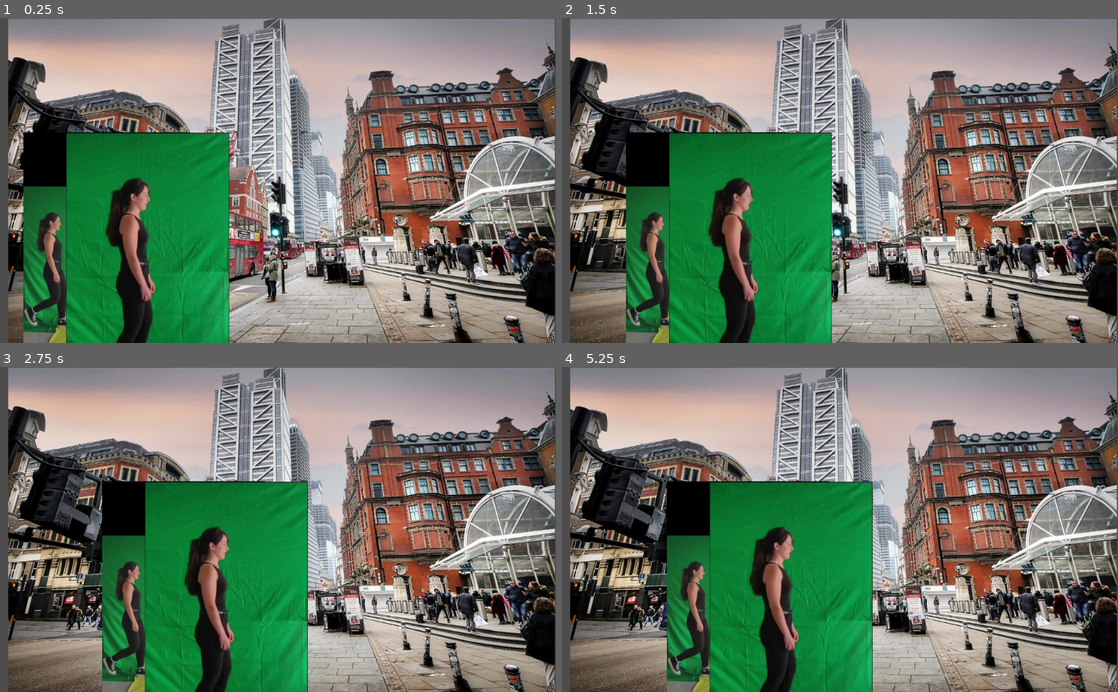
Above: before the commit, frames 1-4 (two rows, left to right).
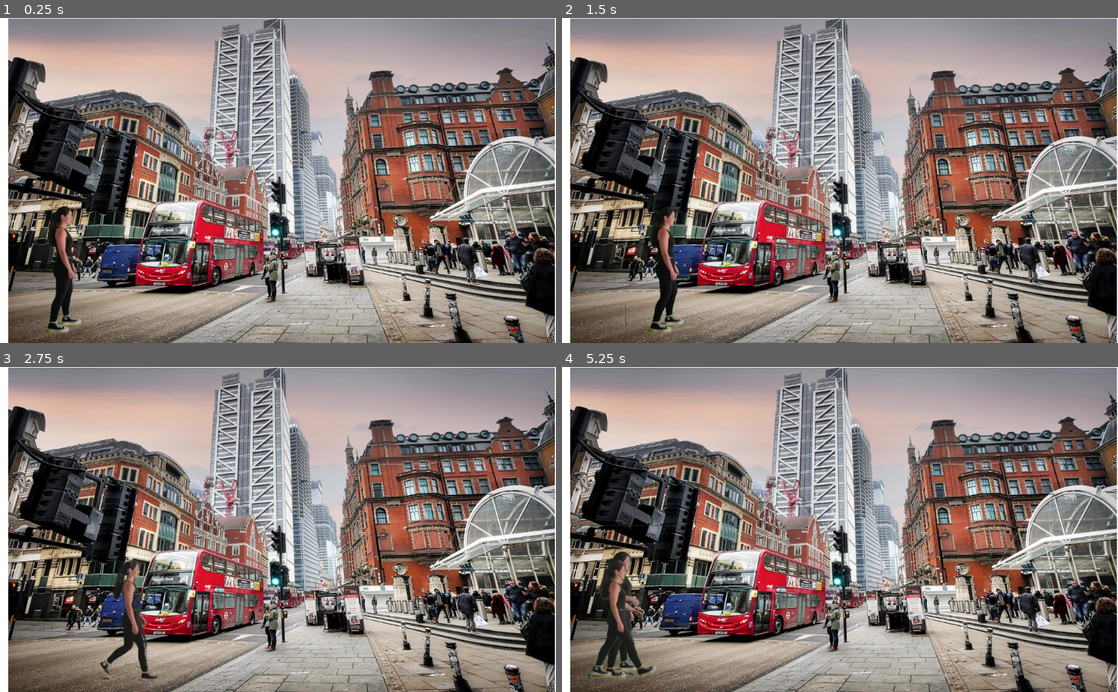
Above: after the commit, the same moments.

Repository: abel-001/peladilla_en_sleep_street
Game: Godot game, scene res://personajes/patricia/EscenaTest.tscn
Same seed, same stepped clock (60 frames per second), same inputs: the game is played once before the commit and once after it. The project has no main scene, so this scene is started directly.
Inputs:
- Up to frame 1 (0.25 s): no input
- Up to frame 2 (1.5 s): hold Right (ui_right) 0.53-1.28 s; hold Space (slap) 0.53-1.28 s; hold Down (ui_down) from 1.28 s (still down); tap Space (slap) at 1.35 s
- Up to frame 3 (2.75 s): tap Enter at 2 s; release Down (ui_down) at 2.03 s; hold Right (ui_right) from 2.03 s (still down); hold Space (slap) from 2.03 s (still down)
- Up to frame 4 (5.25 s): release Right (ui_right) at 2.78 s; release Space (slap) at 2.78 s; hold Up (ui_up) 2.78-3.53 s; tap Space (slap) at 2.85, 4.35 s; hold Space (slap) 3.53-4.28 s; hold Left (ui_left) 3.53-5.03 s; hold Down (ui_down) from 5.03 s (still down); hold Space (slap) from 5.03 s (still down)

The runs differ from the first frame. In frame 1, 25% of the frame differs, in the area x 0-100%, y 0-100%; in frame 2, 25%; in frame 3, 25%; in frame 4, 27%.

Commit message:
Nuevo fondo par anivel de prueba, y scroll

Diff:
--- /dev/null
+++ b/escenarios/nivel1/Escenario.tscn
@@ -0,0 +1,117 @@
+[gd_scene load_steps=9 format=2]
+
+[ext_resource path="res://escenarios/nivel1/nave.png" type="Texture" id=1]
+[ext_resource path="res://escenarios/nivel1/nave2.png" type="Texture" id=2]
+[ext_resource path="res://escenarios/nivel1/city-3047722_960_720.jpg" type="Texture" id=3]
+[ext_resource path="res://personajes/patricia/patricia.tscn" type="PackedScene" id=4]
+
+[sub_resource type="Animation" id=1]
+length = 0.001
+tracks/0/type = "value"
+tracks/0/path = NodePath(".:position")
+tracks/0/interp = 1
+tracks/0/loop_wrap = true
+tracks/0/imported = false
+tracks/0/enabled = true
+tracks/0/keys = {
+"times": PoolRealArray( 0 ),
+"transitions": PoolRealArray( 1 ),
+"update": 0,
+"values": [ Vector2( 2943, -35 ) ]
+}
+
+[sub_resource type="Animation" id=2]
+resource_name = "animacion"
+length = 10.0
+tracks/0/type = "value"
+tracks/0/path = NodePath(".:position")
+tracks/0/interp = 1
+tracks/0/loop_wrap = true
+tracks/0/imported = false
+tracks/0/enabled = true
+tracks/0/keys = {
+"times": PoolRealArray( 0, 7, 8, 10 ),
+"transitions": PoolRealArray( 1, 1, 1, 1 ),
+"update": 0,
+"values": [ Vector2( 2943, -35 ), Vector2( 4267, -565 ), Vector2( 2930, -571 ), Vector2( 2943, -57 ) ]
+}
+
+[sub_resource type="Animation" id=3]
+length = 0.001
+tracks/0/type = "value"
+tracks/0/path = NodePath("Nave:position")
+tracks/0/interp = 1
+tracks/0/loop_wrap = true
+tracks/0/imported = false
+tracks/0/enabled = true
+tracks/0/keys = {
+"times": PoolRealArray( 0 ),
+"transitions": PoolRealArray( 1 ),
+"update": 0,
+"values": [ Vector2( 4385, -203 ) ]
+}
+
+[sub_resource type="Animation" id=4]
+resource_name = "animacion"
+length = 15.0
+tracks/0/type = "value"
+tracks/0/path = NodePath("Nave:position")
+tracks/0/interp = 1
+tracks/0/loop_wrap = true
+tracks/0/imported = false
+tracks/0/enabled = true
+tracks/0/keys = {
+"times": PoolRealArray( 0, 3, 5.5, 9.9 ),
+"transitions": PoolRealArray( 1, 1, 1, 1 ),
+"update": 0,
+"values": [ Vector2( 4547, -247 ), Vector2( 3691, -70 ), Vector2( 2898, -310 ), Vector2( 1944, -358 ) ]
+}
+
+[node name="Escenario" type="Node2D"]
+
+[node name="City-3047722960720" type="Sprite" parent="."]
+position = Vector2( 0, -28.5 )
+scale = Vector2( 2.5, 2.2625 )
+texture = ExtResource( 3 )
+vframes = 3
+
+[node name="City-3047722960721" type="Sprite" parent="."]
+position = Vector2( 1760, -25.5 )
+scale = Vector2( 2.5, 2.27083 )
+texture = ExtResource( 3 )
+vframes = 3
+frame = 1
+
+[node name="City-3047722960722" type="Sprite" parent="."]
+position = Vector2( 3554, -59 )
+scale = Vector2( 2.5, 2.3 )
+texture = ExtResource( 3 )
+vframes = 3
+frame = 2
+
+[node name="Nave2" type="Sprite" parent="."]
+position = Vector2( 2943, -35 )
+texture = ExtResource( 2 )
+
+[node name="AnimationPlayer" type="AnimationPlayer" parent="Nave2"]
+autoplay = "RESET"
+anims/RESET = SubResource( 1 )
+anims/animacion = SubResource( 2 )
+
+[node name="Nave" type="Sprite" parent="."]
+position = Vector2( 4385, -203 )
+texture = ExtResource( 1 )
+
+[node name="AnimationPlayer" type="AnimationPlayer" parent="Nave"]
+root_node = NodePath("../..")
+autoplay = "RESET"
+anims/RESET = SubResource( 3 )
+anims/animacion = SubResource( 4 )
+
+[node name="patricia" parent="." instance=ExtResource( 4 )]
+position = Vector2( -396, 274 )
+
+[node name="Camera2D" type="Camera2D" parent="patricia"]
+position = Vector2( 10, -256 )
+current = true
+smoothing_enabled = true
--- a/personajes/patricia/patricia.gd
+++ b/personajes/patricia/patricia.gd
@@ -7,9 +7,11 @@
 
 export var velocidad=100
 
+var flip=false
+
 # Called when the node enters the scene tree for the first time.
 func _ready():
-	$AnimationPlayer.play("walking",-1,2)
+	$AnimationPlayer.play("idle",-1,2)
 
 #
 ## Called every frame. 'delta' is the elapsed time since the previous frame.
@@ -17,14 +19,24 @@
 #	pass
 
 func _physics_process(delta):
+	var velocidad_y=0
+
+	if Input.is_action_pressed("ui_up"):
+		velocidad_y=-velocidad
+	elif Input.is_action_pressed("ui_down"):
+		velocidad_y=velocidad
 
 	if Input.is_action_pressed("ui_right"):
-		move_and_slide(Vector2(velocidad,0),Vector2(0,1))
+		move_and_slide(Vector2(velocidad,velocidad_y),Vector2(0,1))
 		$AnimationPlayer.play("walking",-1,2)
-	elif Input.is_action_just_pressed("slap"):
+		flip=false
+	elif Input.is_action_pressed("ui_left"):
+		move_and_slide(Vector2(-velocidad,velocidad_y),Vector2(0,1))
+		$AnimationPlayer.play("walking2",-1,2)
+		flip=true
+	elif Input.is_action_pressed("slap"):
 		$AnimationPlayer.play("slapping",-1,3)
 	else:
-		if $AnimationPlayer.is_playing():
-			pass
-		else:
-			$AnimationPlayer.stop()
+		$AnimationPlayer.play("idle")
+
+	$"Walking-patriciaBis".flip_h=flip
--- a/personajes/patricia/patricia.tscn
+++ b/personajes/patricia/patricia.tscn
@@ -4,8 +4,8 @@
 [ext_resource path="res://personajes/patricia/walking-patricia.png" type="Texture" id=2]
 [ext_resource path="res://personajes/patricia/patricia.gd" type="Script" id=3]
 [ext_resource path="res://personajes/patricia/slap-patricia.png" type="Texture" id=4]
-[ext_resource path="res://personajes/patricia/idle-patricia-spritesheet.jpg" type="Texture" id=5]
-[ext_resource path="res://personajes/patricia/walking-patricia-spritesheet.jpg" type="Texture" id=6]
+[ext_resource path="res://personajes/patricia/walking-patricia-spritesheet.png" type="Texture" id=5]
+[ext_resource path="res://personajes/patricia/idle-patricia-spritesheet.png" type="Texture" id=6]
 
 [sub_resource type="Animation" id=1]
 length = 0.001
@@ -129,9 +129,143 @@
 "update": 0,
 "values": [ 0 ]
 }
+tracks/10/type = "value"
+tracks/10/path = NodePath("Idle-patricia-spritesheet:visible")
+tracks/10/interp = 1
+tracks/10/loop_wrap = true
+tracks/10/imported = false
+tracks/10/enabled = true
+tracks/10/keys = {
+"times": PoolRealArray( 0 ),
+"transitions": PoolRealArray( 1 ),
+"update": 0,
+"values": [ true ]
+}
+tracks/11/type = "value"
+tracks/11/path = NodePath("Walking-patriciaBis:editor_description")
+tracks/11/interp = 1
+tracks/11/loop_wrap = true
+tracks/11/imported = false
+tracks/11/enabled = true
+tracks/11/keys = {
+"times": PoolRealArray( 0 ),
+"transitions": PoolRealArray( 1 ),
+"update": 0,
+"values": [ "" ]
+}
+tracks/12/type = "value"
+tracks/12/path = NodePath("Idle-patricia-spritesheet:frame")
+tracks/12/interp = 1
+tracks/12/loop_wrap = true
+tracks/12/imported = false
+tracks/12/enabled = true
+tracks/12/keys = {
+"times": PoolRealArray( 0 ),
+"transitions": PoolRealArray( 1 ),
+"update": 0,
+"values": [ 0 ]
+}
+tracks/13/type = "value"
+tracks/13/path = NodePath("Walking-patricia:position")
+tracks/13/interp = 1
+tracks/13/loop_wrap = true
+tracks/13/imported = false
+tracks/13/enabled = true
+tracks/13/keys = {
+"times": PoolRealArray( 0 ),
+"transitions": PoolRealArray( 1 ),
+"update": 0,
+"values": [ Vector2( 9, -114 ) ]
+}
 
 [sub_resource type="Animation" id=6]
 resource_name = "idle"
+length = 1.4
+loop = true
+tracks/0/type = "value"
+tracks/0/path = NodePath("Idle-patricia-spritesheet:visible")
+tracks/0/interp = 1
+tracks/0/loop_wrap = true
+tracks/0/imported = false
+tracks/0/enabled = true
+tracks/0/keys = {
+"times": PoolRealArray( 0 ),
+"transitions": PoolRealArray( 1 ),
+"update": 1,
+"values": [ true ]
+}
+tracks/1/type = "value"
+tracks/1/path = NodePath("Walking-patricia-spritesheet:visible")
+tracks/1/interp = 1
+tracks/1/loop_wrap = true
+tracks/1/imported = false
+tracks/1/enabled = true
+tracks/1/keys = {
+"times": PoolRealArray( 0 ),
+"transitions": PoolRealArray( 1 ),
+"update": 1,
+"values": [ false ]
+}
+tracks/2/type = "value"
+tracks/2/path = NodePath("Slap-patricia:visible")
+tracks/2/interp = 1
+tracks/2/loop_wrap = true
+tracks/2/imported = false
+tracks/2/enabled = true
+tracks/2/keys = {
+"times": PoolRealArray( 0 ),
+"transitions": PoolRealArray( 1 ),
+"update": 1,
+"values": [ false ]
+}
+tracks/3/type = "value"
+tracks/3/path = NodePath("Walking-patriciaBis:editor_description")
+tracks/3/interp = 1
+tracks/3/loop_wrap = true
+tracks/3/imported = false
+tracks/3/enabled = true
+tracks/3/keys = {
+"times": PoolRealArray( 0 ),
+"transitions": PoolRealArray( 1 ),
+"update": 1,
+"values": [ "" ]
+}
+tracks/4/type = "value"
+tracks/4/path = NodePath("Walking-patriciaBis:visible")
+tracks/4/interp = 1
+tracks/4/loop_wrap = true
+tracks/4/imported = false
+tracks/4/enabled = true
+tracks/4/keys = {
+"times": PoolRealArray( 0 ),
+"transitions": PoolRealArray( 1 ),
+"update": 1,
+"values": [ false ]
+}
+tracks/5/type = "value"
+tracks/5/path = NodePath("Walking-patricia:visible")
+tracks/5/interp = 1
+tracks/5/loop_wrap = true
+tracks/5/imported = false
+tracks/5/enabled = true
+tracks/5/keys = {
+"times": PoolRealArray( 0 ),
+"transitions": PoolRealArray( 1 ),
+"update": 1,
+"values": [ false ]
+}
+tracks/6/type = "value"
+tracks/6/path = NodePath("Idle-patricia-spritesheet:frame")
+tracks/6/interp = 1
+tracks/6/loop_wrap = true
+tracks/6/imported = false
+tracks/6/enabled = true
+tracks/6/keys = {
+"times": PoolRealArray( 0, 0.1, 0.2, 0.3, 0.4, 0.5, 0.6, 0.7, 0.8, 0.9, 1, 1.1, 1.2, 1.3, 1.4, 1.5, 1.6, 1.7, 1.8, 1.9, 2, 2.1, 2.2, 2.3, 2.4, 2.5, 2.6, 2.7, 2.8 ),
+"transitions": PoolRealArray( 1, 1, 1, 1, 1, 1, 1, 1, 1, 1, 1, 1, 1, 1, 1, 1, 1, 1, 1, 1, 1, 1, 1, 1, 1, 1, 1, 1, 1 ),
+"update": 1,
+"values": [ 0, 1, 2, 3, 4, 5, 6, 7, 8, 9, 10, 11, 12, 13, 14, 15, 16, 17, 18, 19, 20, 21, 22, 23, 24, 25, 26, 27, 28 ]
+}
 
 [sub_resource type="Animation" id=5]
 resource_name = "slapping"
@@ -249,6 +383,30 @@
 "update": 1,
 "values": [ false ]
 }
+tracks/5/type = "value"
+tracks/5/path = NodePath("Walking-patricia-spritesheet:visible")
+tracks/5/interp = 1
+tracks/5/loop_wrap = true
+tracks/5/imported = false
+tracks/5/enabled = true
+tracks/5/keys = {
+"times": PoolRealArray( 0 ),
+"transitions": PoolRealArray( 1 ),
+"update": 1,
+"values": [ false ]
+}
+tracks/6/type = "value"
+tracks/6/path = NodePath("Idle-patricia-spritesheet:visible")
+tracks/6/interp = 1
+tracks/6/loop_wrap = true
+tracks/6/imported = false
+tracks/6/enabled = true
+tracks/6/keys = {
+"times": PoolRealArray( 0 ),
+"transitions": PoolRealArray( 1 ),
+"update": 1,
+"values": [ false ]
+}
 
 [sub_resource type="Animation" id=7]
 resource_name = "walking2"
@@ -285,15 +443,40 @@
 tracks/2/imported = false
 tracks/2/enabled = true
 tracks/2/keys = {
-"times": PoolRealArray( 0, 0.9 ),
+"times": PoolRealArray( 0, 0.8, 0.9 ),
+"transitions": PoolRealArray( 1, 1, 1 ),
+"update": 0,
+"values": [ Vector2( 89, -114 ), Vector2( -48, -116 ), Vector2( -51, -116 ) ]
+}
+tracks/3/type = "value"
+tracks/3/path = NodePath("Idle-patricia-spritesheet:visible")
+tracks/3/interp = 1
+tracks/3/loop_wrap = true
+tracks/3/imported = false
+tracks/3/enabled = true
+tracks/3/keys = {
+"times": PoolRealArray( 0, 0.624921 ),
 "transitions": PoolRealArray( 1, 1 ),
-"update": 0,
-"values": [ Vector2( 89, -114 ), Vector2( -51, -116 ) ]
+"update": 1,
+"values": [ false, false ]
+}
+tracks/4/type = "value"
+tracks/4/path = NodePath("Walking-patriciaBis:visible")
+tracks/4/interp = 1
+tracks/4/loop_wrap = true
+tracks/4/imported = false
+tracks/4/enabled = true
+tracks/4/keys = {
+"times": PoolRealArray( 0 ),
+"transitions": PoolRealArray( 1 ),
+"update": 1,
+"values": [ false ]
 }
 
 [sub_resource type="Animation" id=3]
 resource_name = "walking_old"
-length = 10.0
+length = 1.9
+loop = true
 tracks/0/type = "value"
 tracks/0/path = NodePath("Walking-patricia:frame")
 tracks/0/interp = 1
@@ -306,6 +489,18 @@
 "update": 1,
 "values": [ 0, 1, 2, 3, 4, 5, 6, 7, 8, 9, 10, 11, 12, 13, 14, 15, 16, 17, 18, 19, 19, 19 ]
 }
+tracks/1/type = "value"
+tracks/1/path = NodePath("Walking-patricia:position")
+tracks/1/interp = 1
+tracks/1/loop_wrap = true
+tracks/1/imported = false
+tracks/1/enabled = true
+tracks/1/keys = {
+"times": PoolRealArray( 0, 0.9, 1, 1.9 ),
+"transitions": PoolRealArray( 1, 5.46416, 0.812252, 1 ),
+"update": 0,
+"values": [ Vector2( 9, -114 ), Vector2( -37, -114 ), Vector2( 30, -114 ), Vector2( -23, -113 ) ]
+}
 
 [sub_resource type="CapsuleShape2D" id=4]
 radius = 19.0
@@ -316,16 +511,20 @@
 
 [node name="Walking-patricia" type="Sprite" parent="."]
 visible = false
-position = Vector2( 0, -117 )
+position = Vector2( 9, -114 )
 texture = ExtResource( 2 )
 hframes = 10
 vframes = 2
 
 [node name="Walking-patriciaBis" type="Sprite" parent="."]
 position = Vector2( 97, -112 )
+scale = Vector2( 1.04667, 1.04667 )
 texture = ExtResource( 1 )
 hframes = 10
 vframes = 3
+__meta__ = {
+"_editor_description_": ""
+}
 
 [node name="Slap-patricia" type="Sprite" parent="."]
 visible = false
@@ -336,16 +535,18 @@
 
 [node name="Walking-patricia-spritesheet" type="Sprite" parent="."]
 position = Vector2( 89, -114 )
+texture = ExtResource( 5 )
+hframes = 10
+
+[node name="Idle-patricia-spritesheet" type="Sprite" parent="."]
+position = Vector2( 28, -127 )
+scale = Vector2( 0.6, 0.6 )
 texture = ExtResource( 6 )
 hframes = 10
-
-[node name="Idle-patricia-spritesheet" type="Sprite" parent="."]
-position = Vector2( 168, -113 )
-texture = ExtResource( 5 )
-hframes = 10
 vframes = 3
 
 [node name="AnimationPlayer" type="AnimationPlayer" parent="."]
+autoplay = "idle"
 anims/RESET = SubResource( 1 )
 anims/idle = SubResource( 6 )
 anims/slapping = SubResource( 5 )
--- a/project.godot
+++ b/project.godot
@@ -13,6 +13,11 @@
 config/name="peladilla_en_sleep_street_tmp"
 config/icon="res://icon.png"
 
+[global]
+
+background=false
+color=false
+
 [input]
 
 slap={
@@ -27,4 +32,5 @@
 
 [rendering]
 
+environment/default_clear_color=Color( 1, 1, 1, 1 )
 environment/default_environment="res://default_env.tres"
Binary file added: escenarios/nivel1/city-3047722_960_720.jpg
Not shown, added: escenarios/nivel1/city-3047722_960_720.jpg.import
Binary file added: escenarios/nivel1/nave.png
Not shown, added: escenarios/nivel1/nave.png.import
Binary file added: escenarios/nivel1/nave2.png
Not shown, added: escenarios/nivel1/nave2.png.import
Binary file changed: personajes/patricia/idle-patricia-spritesheet.jpg
Binary file added: personajes/patricia/idle-patricia-spritesheet.png
Not shown, added: personajes/patricia/idle-patricia-spritesheet.png.import
Binary file added: personajes/patricia/walking-patricia-spritesheet.png
Not shown, added: personajes/patricia/walking-patricia-spritesheet.png.import
